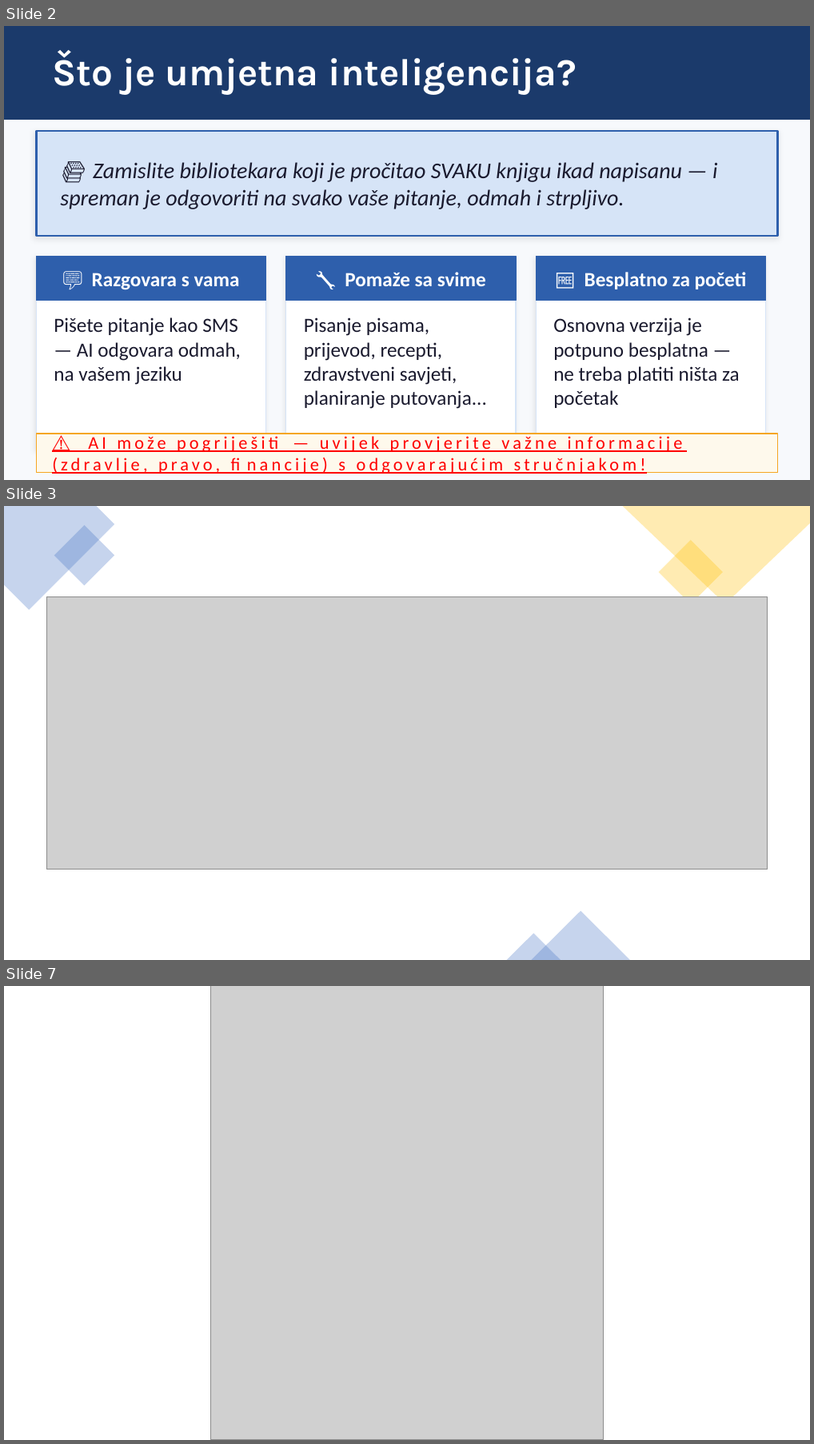
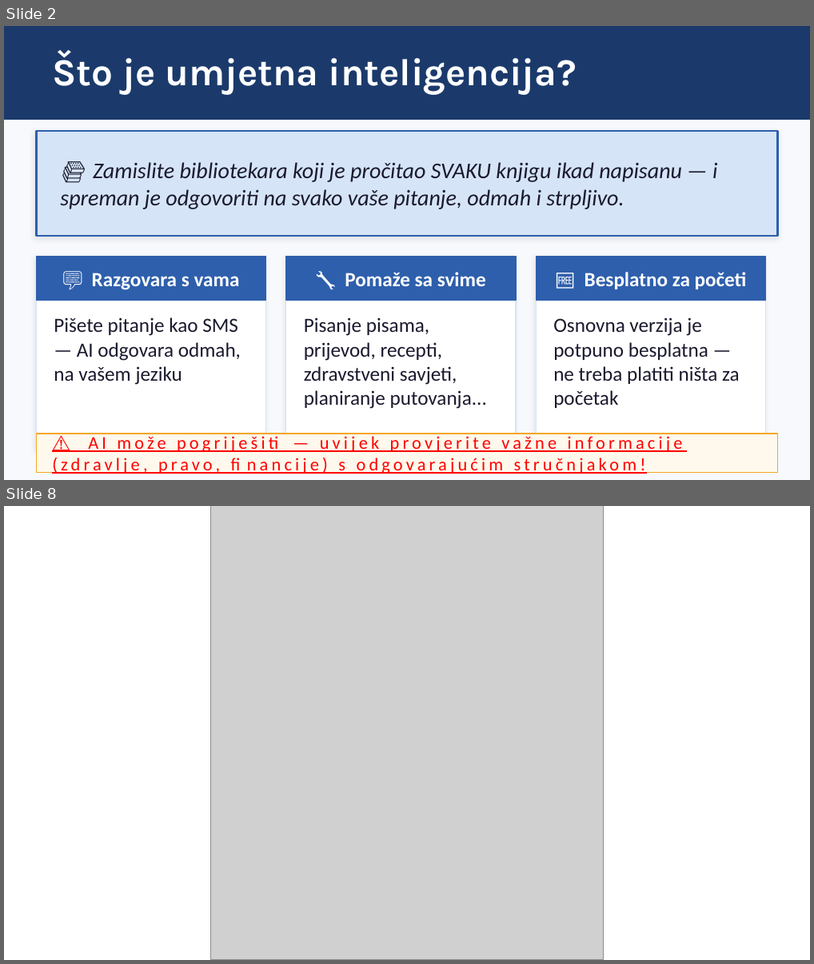
Before and after one commit to brunobilandzic/dipl, a slide deck: praksa/RAST/izradaprezentacije/AI_u_svakodnevnom_zivotu_BRUNO.pptx. Shown one above the other, each under a label of ours: slides 2, 3 and 7 before the commit, slides 2 and 8 after it; the slides between them are not shown. The pictures are 814x1444 and 814x964 pixels, drawn with LibreOffice and Linux fonts; fonts in the diff are those of the drawing; grey boxes stand for pictures. Boxes give left, top, right and bottom in pixels: in the first picture for what was removed or moved away, otherwise in the second. Text is boxed around its words. In the diff, an @@ line names an element or a change of style, - is before the commit and + after.

```diff
--- a/praksa/RAST/izradaprezentacije/AI_u_svakodnevnom_zivotu_BRUNO.pptx
+++ b/praksa/RAST/izradaprezentacije/AI_u_svakodnevnom_zivotu_BRUNO.pptx
@@ slide 3 removed at bbox=[4, 506, 810, 960], background #FFFFFF @@
@@ freeform shape removed at bbox=[4, 506, 114, 610] @@
@@ rectangle removed at bbox=[54, 525, 114, 586] @@
@@ freeform shape removed at bbox=[622, 506, 810, 604] @@
@@ rectangle removed at bbox=[659, 540, 723, 604] @@
@@ picture removed at bbox=[46, 596, 768, 869] @@
@@ triangle removed at bbox=[531, 911, 630, 960] @@
@@ triangle removed at bbox=[507, 932, 562, 959] @@
@@ what was slide 7 is now slide 8 @@
```
Also in this commit, not shown: 1 slide changed, 5 slides added, 1 other file.
